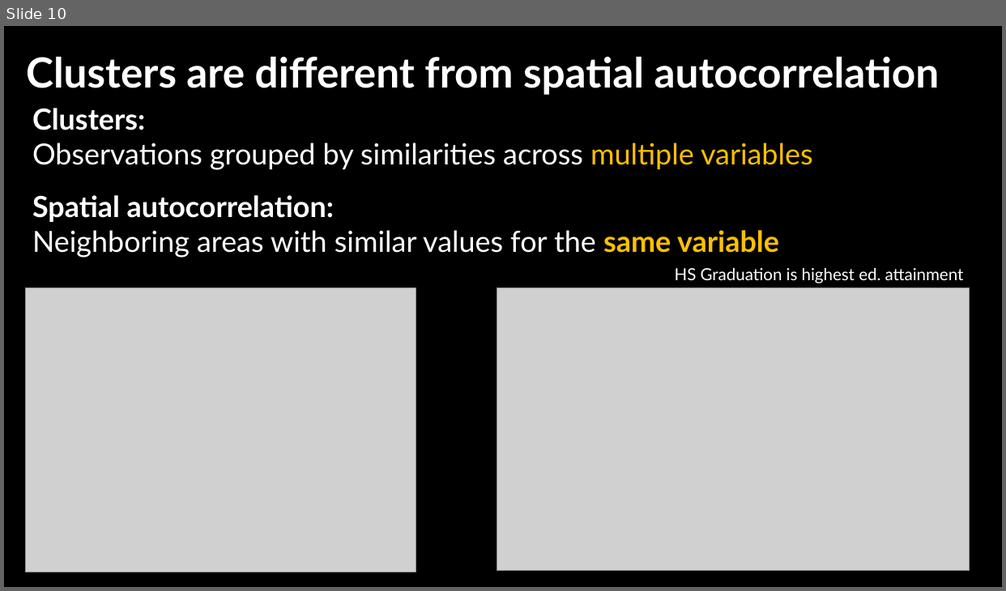
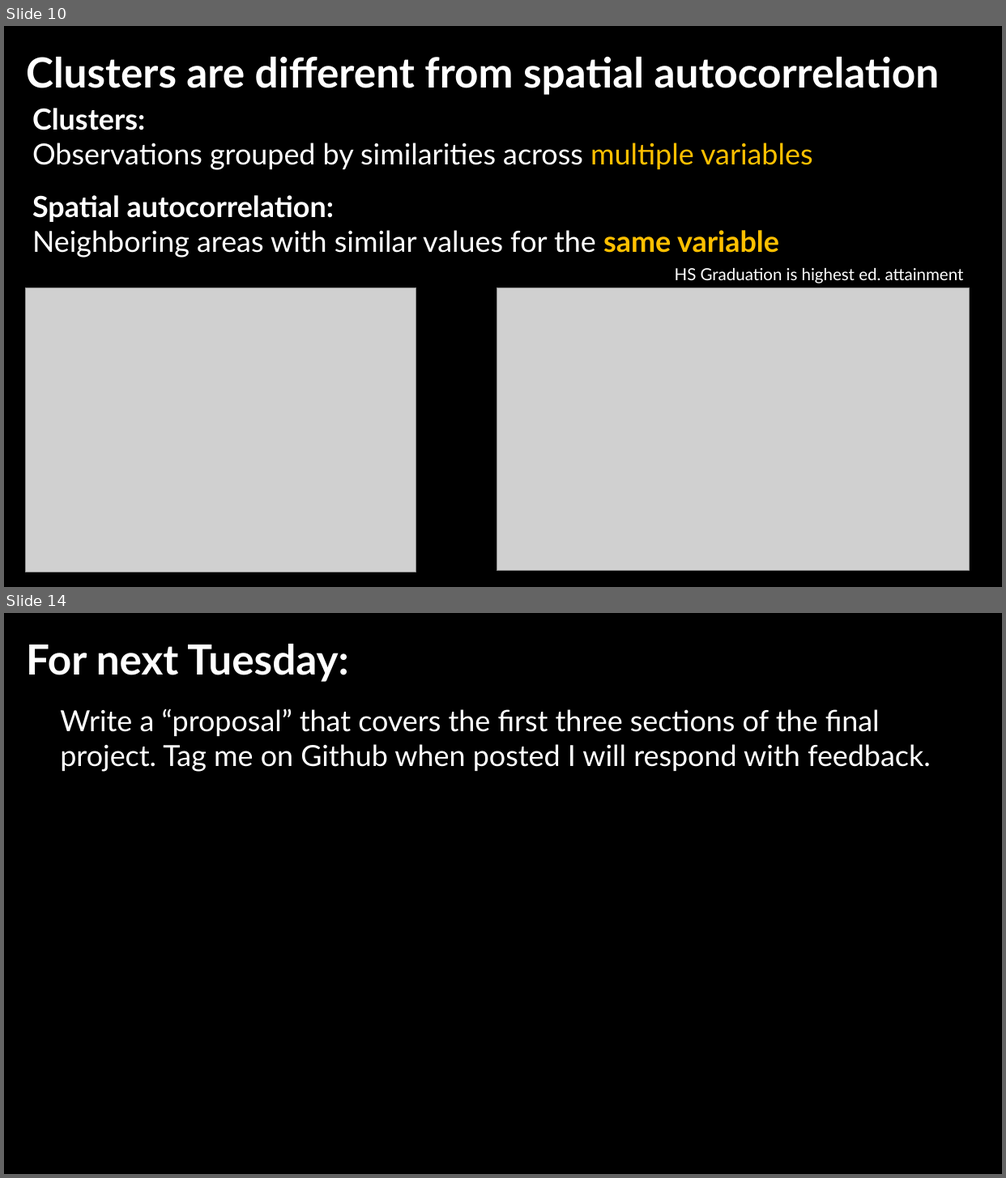
Before and after one commit to jshannon75/geog4300, a slide deck: in_class_slides/geog4300_W013-1 Clustering; Final project.pptx. Shown one above the other, each under a label of ours: slide 10 before the commit, slides 10 and 14 after it; the slides between them are not shown. The pictures are 1006x591 and 1006x1178 pixels, drawn with LibreOffice and Linux fonts; fonts in the diff are those of the drawing; grey boxes stand for pictures; background and template pictures are left out. Boxes give left, top, right and bottom in pixels: in the first picture for what was removed or moved away, otherwise in the second. Text is boxed around its words. In the diff, an @@ line names an element or a change of style, - is before the commit and + after.

```diff
--- a/in_class_slides/geog4300_W013-1 Clustering; Final project.pptx
+++ b/in_class_slides/geog4300_W013-1 Clustering; Final project.pptx
@@ slide 14 added at <box>4,613,1002,1174</box>, background picture (left out) @@
@@ text added at <box>26,644,348,682</box>, 40 pt, text #FFFFFF, bold @@
+For next Tuesday:
@@ text added at <box>60,709,931,772</box>, 28 pt, text #FFFFFF @@
+Write a “proposal” that covers the first three sections of the final project. Tag me on Github when posted I will respond with feedback.
```
Also in this commit, not shown: 1 slide changed, 3 other slides added.
